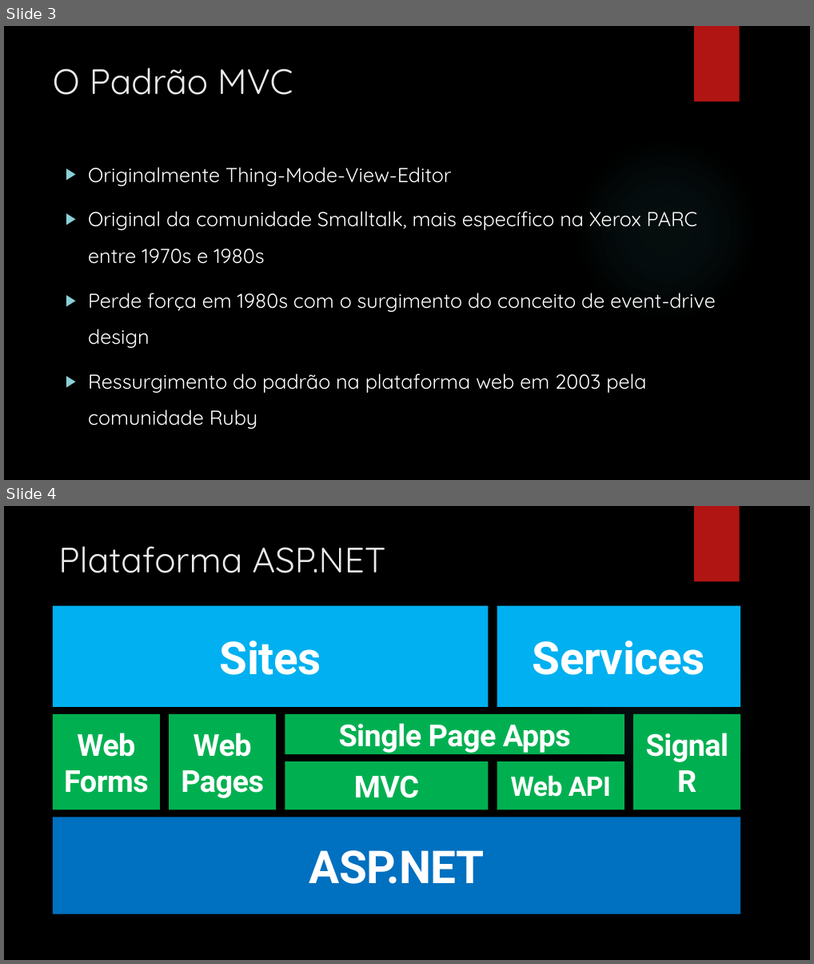
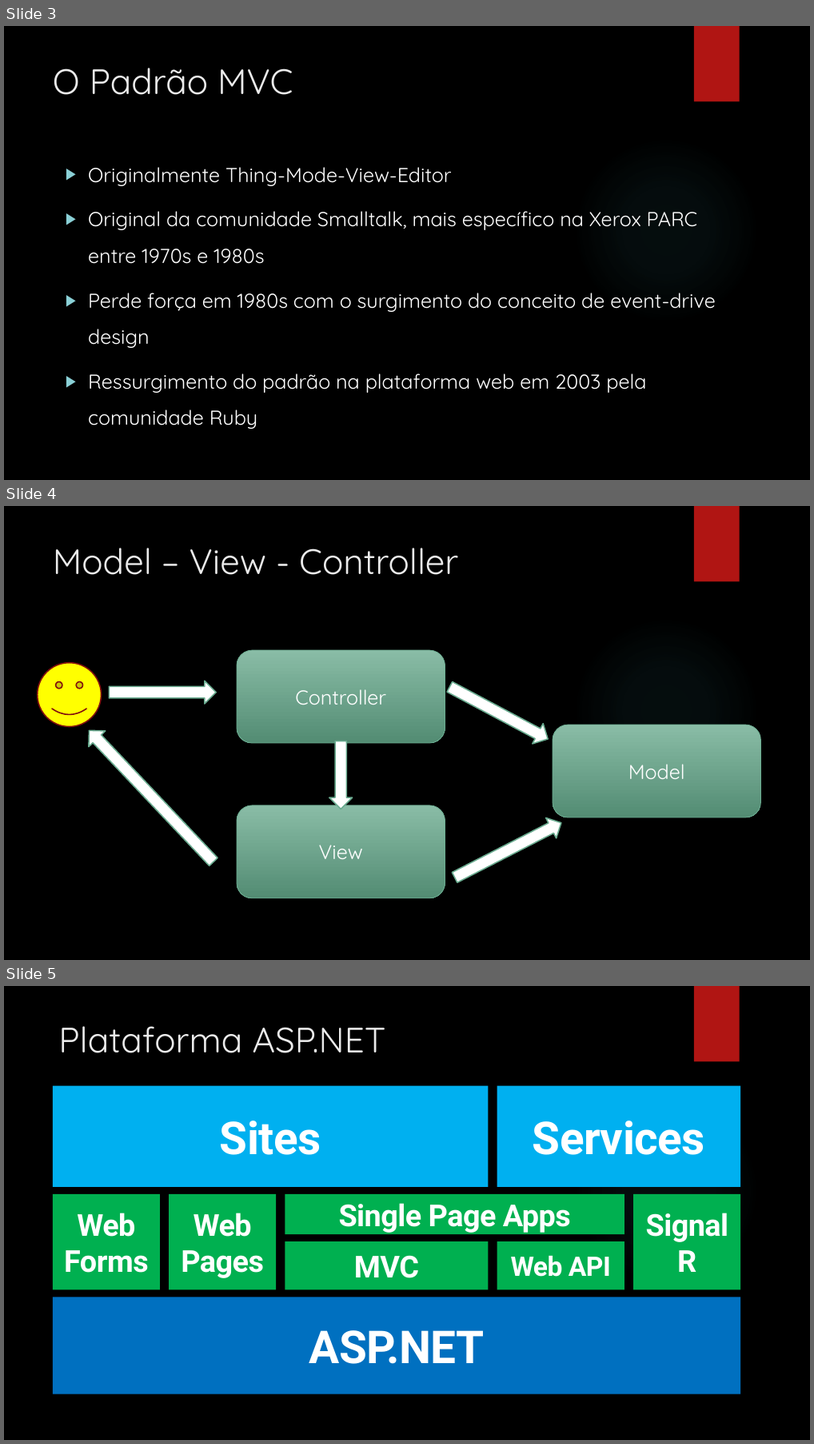
Before and after one commit to leolana/AspnetMvcLab, a slide deck: Presentation/AspNetMvc.pptx. Shown one above the other, each under a label of ours: slides 3 and 4 before the commit, slides 3, 4 and 5 after it. The pictures are 814x964 and 814x1444 pixels, drawn with LibreOffice and Linux fonts; fonts in the diff are those of the drawing; background and template pictures are left out. Boxes give left, top, right and bottom in pixels: in the first picture for what was removed or moved away, otherwise in the second. Text is boxed around its words. In the diff, an @@ line names an element or a change of style, - is before the commit and + after.

```diff
--- a/Presentation/AspNetMvc.pptx
+++ b/Presentation/AspNetMvc.pptx
@@ slide 4 added at bbox=[4, 506, 810, 960], background picture (left out); not listed: 2 template elements that a slide beside it also shows @@
@@ title added at bbox=[53, 548, 458, 575], 42 pt, text #EBEBEB @@
+Model – View - Controller
@@ smiley face added at bbox=[38, 663, 102, 727], fill #FFFF00, outline #82100E 1.5 pt @@
@@ rounded rectangle added at bbox=[237, 650, 446, 743], fill gradient #89BDA7 to #538C74, outline #6AAC90 0.75 pt, 24 pt, text #FFFFFF @@
+Controller
@@ right arrow added at bbox=[110, 681, 216, 704], fill #FFFFFF, outline #6AAC90 1.5 pt @@
@@ down arrow added at bbox=[445, 676, 554, 749], fill #FFFFFF, outline #6AAC90 1.5 pt @@
@@ right arrow added at bbox=[81, 722, 222, 869], fill #FFFFFF, outline #6AAC90 1.5 pt @@
@@ right arrow added at bbox=[330, 741, 353, 809], fill #FFFFFF, outline #6AAC90 1.5 pt @@
@@ rounded rectangle added at bbox=[553, 724, 762, 817], fill gradient #89BDA7 to #538C74, outline #6AAC90 0.75 pt, 24 pt, text #FFFFFF @@
+Model
@@ rounded rectangle added at bbox=[237, 805, 446, 898], fill gradient #89BDA7 to #538C74, outline #6AAC90 0.75 pt, 24 pt, text #FFFFFF @@
+View
@@ down arrow added at bbox=[450, 812, 567, 888], fill #FFFFFF, outline #6AAC90 1.5 pt @@
@@ what was slide 4 is now slide 5 @@
```
Also in this commit, not shown: 1 slide changed.
